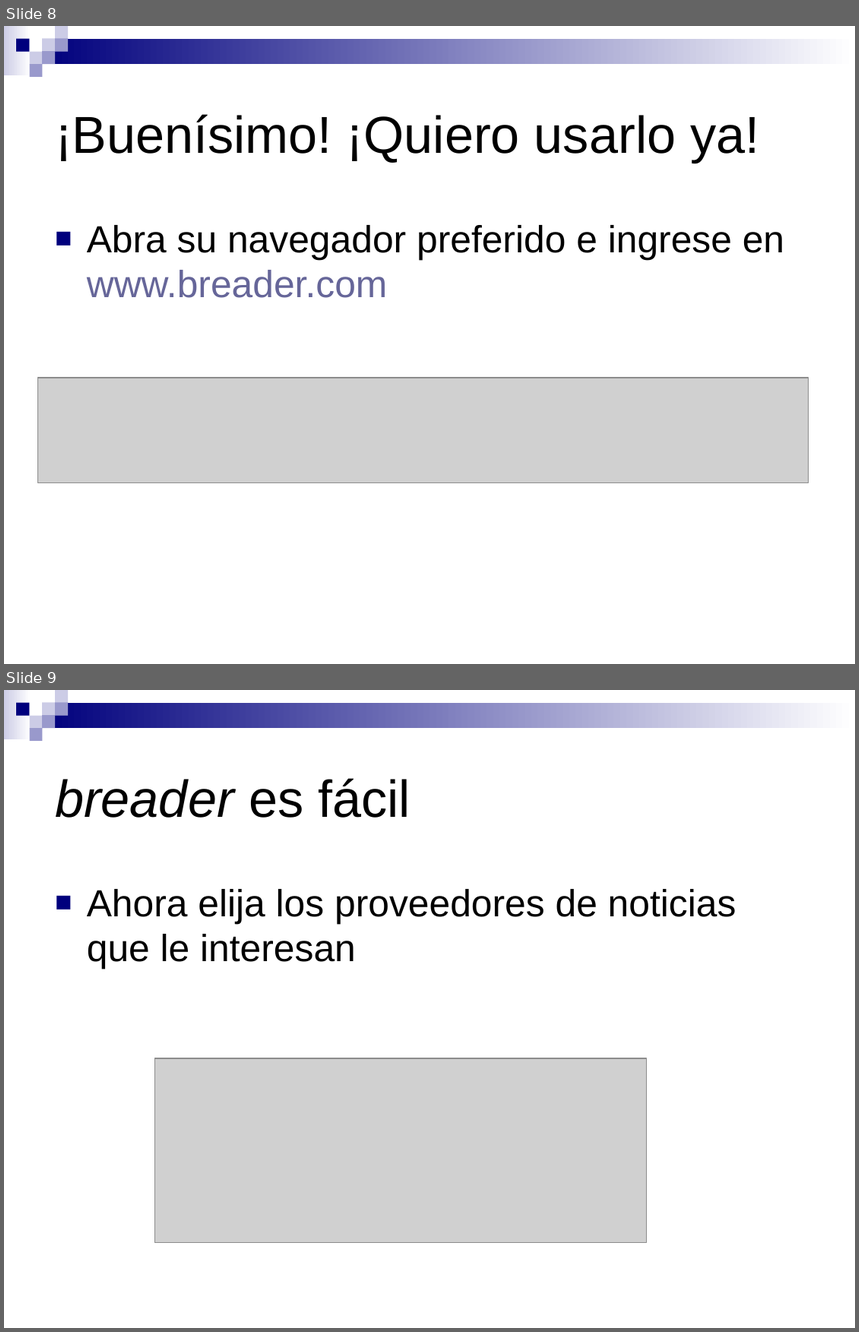
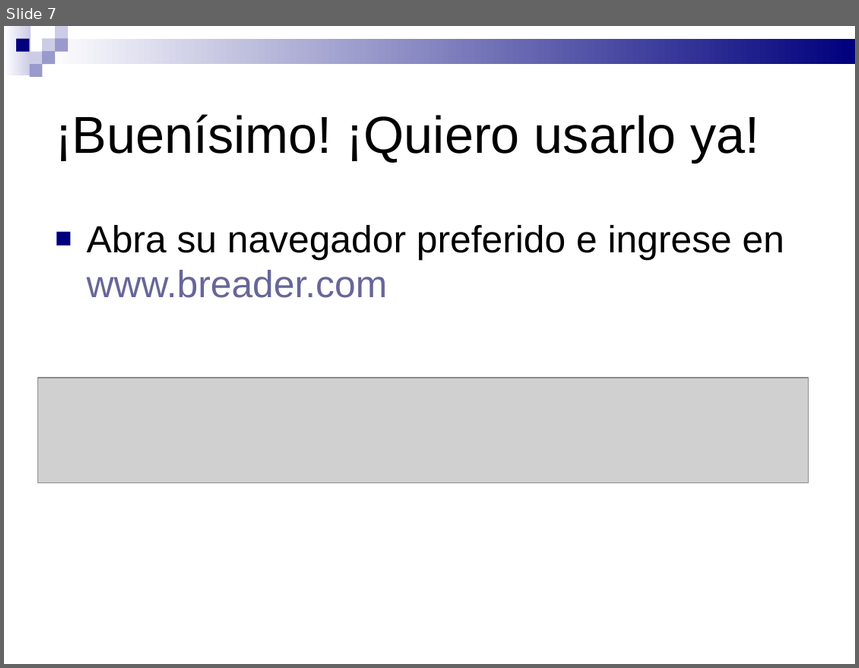
Before and after one commit to pablorusso/breader, a slide deck: disenio/presentacion.ppt. Shown one above the other, each under a label of ours: slides 8 and 9 before the commit, slide 7 after it. The pictures are 859x1332 and 859x668 pixels, drawn with LibreOffice and Linux fonts; fonts in the diff are those of the drawing; grey boxes stand for pictures. Boxes give left, top, right and bottom in pixels: in the first picture for what was removed or moved away, otherwise in the second. Text is boxed around its words. In the diff, an @@ line names an element or a change of style, - is before the commit and + after.

Commit message:
Cambiamos, ahora es una presentación introductoria a la demo

```diff
--- a/disenio/presentacion.ppt
+++ b/disenio/presentacion.ppt
@@ slide 9 removed at (x1=4, y1=690, x2=855, y2=1328), background #FFFFFF; not listed: 9 template elements that a slide beside it also shows @@
@@ title removed at (x1=55, y1=778, x2=411, y2=818) @@
-breader es fácil
@@ text removed at (x1=87, y1=889, x2=737, y2=970) @@
-■ Ahora elija los proveedores de noticias que le interesan
@@ picture removed at (x1=154, y1=1059, x2=647, y2=1243) @@
@@ what was slide 8 is now slide 7 @@
@@ slide 7 changed as well @@
@@ rectangle at (x1=4, y1=26, x2=31, y2=75): fill gradient #FFFFFF to #CCCCE6 to gradient #CCCCE6 to #FFFFFF @@
@@ rectangle at (x1=42, y1=39, x2=855, y2=64): fill gradient #FFFFFF to #00007D to gradient #00007D to #FFFFFF @@
```
Also in this commit, not shown: 6 other slides changed, 4 other slides removed.
